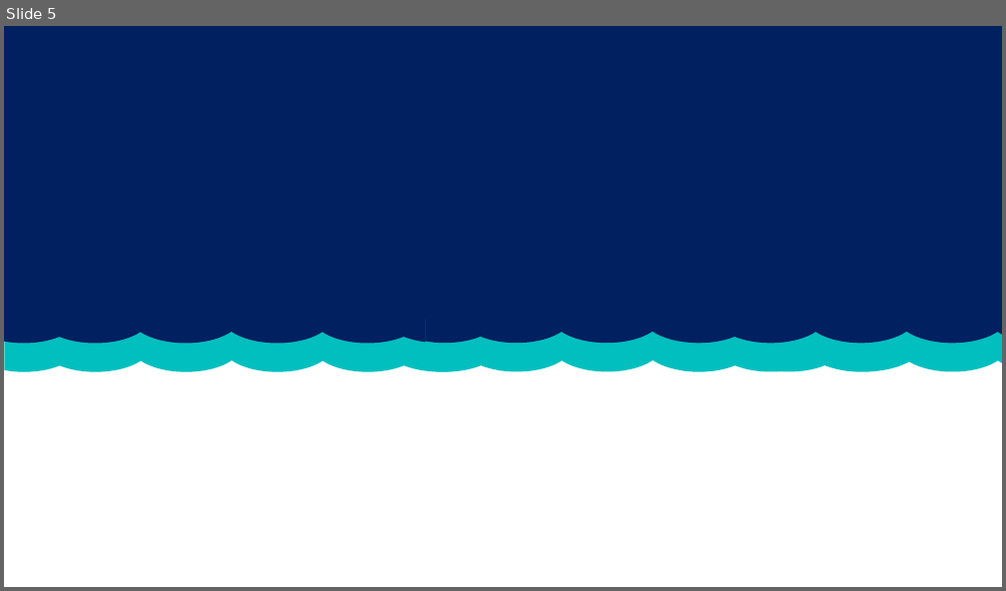
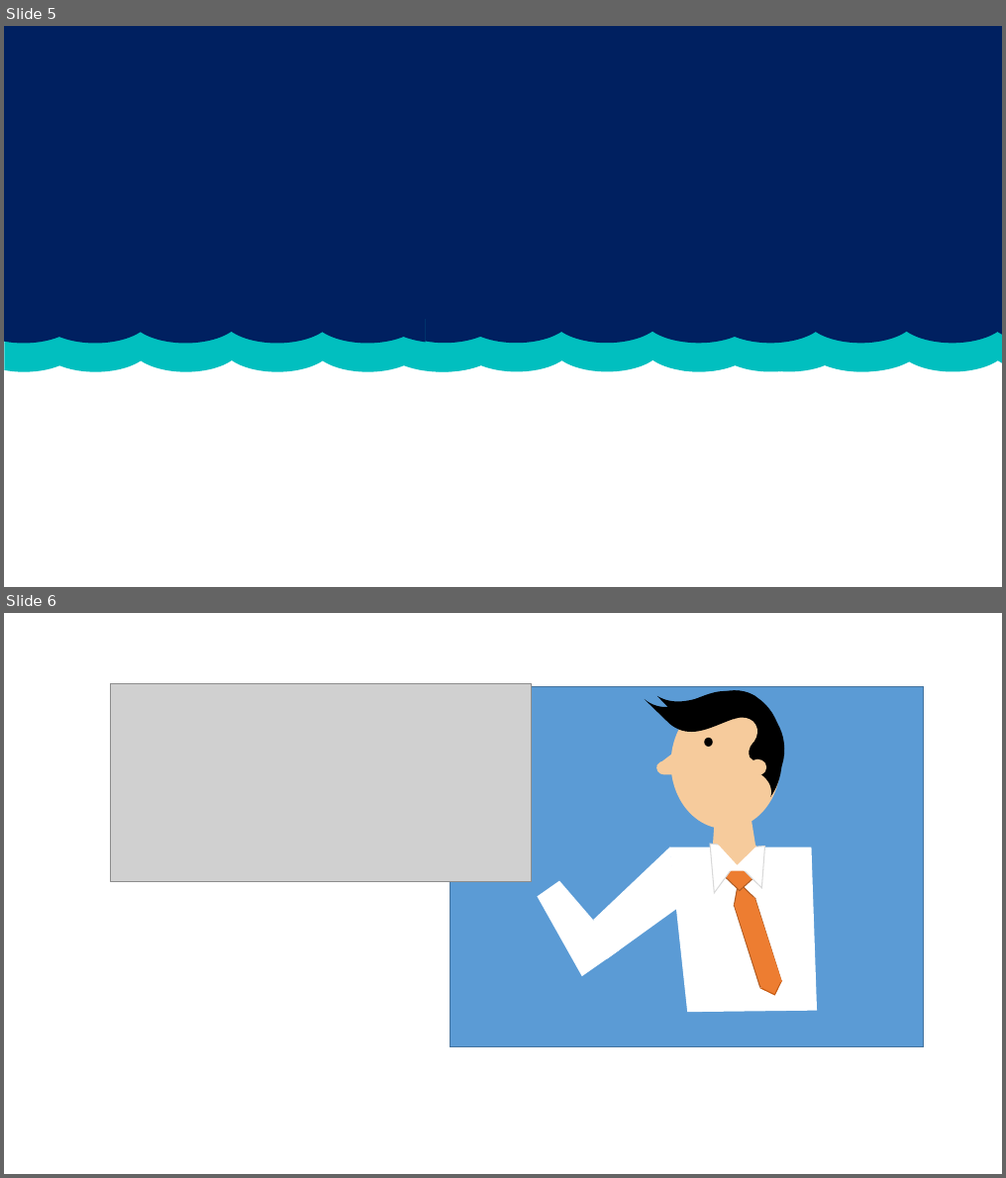
Before and after one commit to ArianeBarros/Projeto-Inova, a slide deck: Imagens/fundinho.pptx. Shown one above the other, each under a label of ours: slide 5 before the commit, slides 5 and 6 after it. The pictures are 1006x591 and 1006x1178 pixels, drawn with LibreOffice and Linux fonts; fonts in the diff are those of the drawing; grey boxes stand for pictures. Boxes give left, top, right and bottom in pixels: in the first picture for what was removed or moved away, otherwise in the second. Text is boxed around its words. In the diff, an @@ line names an element or a change of style, - is before the commit and + after.

```diff
--- a/Imagens/fundinho.pptx
+++ b/Imagens/fundinho.pptx
@@ slide 6 added at (x1=4, y1=613, x2=1002, y2=1174), background #FFFFFF @@
@@ picture added at (x1=110, y1=683, x2=531, y2=881) @@
@@ rectangle added at (x1=450, y1=686, x2=924, y2=1047), fill #5B9BD5, outline #43739E 1 pt @@
@@ wave added at (x1=645, y1=691, x2=772, y2=732), fill #000000 @@
@@ wave added at (x1=657, y1=690, x2=772, y2=719), fill #000000 @@
@@ ellipse added at (x1=671, y1=698, x2=781, y2=830), fill #F6CB9C @@
@@ wave added at (x1=718, y1=690, x2=780, y2=748), fill #000000 @@
@@ wave added at (x1=722, y1=691, x2=769, y2=739), fill #000000 @@
@@ moon added at (x1=722, y1=677, x2=795, y2=767), fill #000000 @@
@@ wave added at (x1=727, y1=695, x2=780, y2=758), fill #000000 @@
@@ moon added at (x1=746, y1=701, x2=789, y2=790), fill #000000 @@
@@ flow chart delay added at (x1=715, y1=711, x2=763, y2=758), fill #F6CB9C @@
@@ moon added at (x1=745, y1=706, x2=782, y2=812), fill #000000 @@
@@ wave added at (x1=745, y1=719, x2=781, y2=768), fill #000000 @@
@@ group added at (x1=656, y1=748, x2=687, y2=774): 2 right triangles, 1 rectangle, 1 teardrop @@
@@ ellipse added at (x1=705, y1=738, x2=712, y2=747), fill #000000, outline #000000 1 pt @@
@@ ellipse added at (x1=748, y1=759, x2=767, y2=775), fill #F6CB9C @@
@@ moon added at (x1=734, y1=766, x2=771, y2=817), fill #F6CB9C @@
@@ freeform shape added at (x1=709, y1=818, x2=767, y2=916), fill #F6CB9C @@
@@ freeform shape added at (x1=586, y1=848, x2=682, y2=960), fill #FFFFFF @@
@@ line added from (596, 848) to (606, 858), #5B9BD5 0.5 pt @@
@@ freeform shape added at (x1=669, y1=848, x2=817, y2=1012), fill #FFFFFF @@
@@ freeform shape added at (x1=710, y1=844, x2=734, y2=893), fill #FFFFFF, outline #D9D9D9 1 pt @@
@@ freeform shape added at (x1=716, y1=844, x2=756, y2=866), fill #F6CB9C @@
@@ rectangle added at (x1=725, y1=847, x2=753, y2=870), fill #FFFFFF @@
@@ freeform shape added at (x1=739, y1=846, x2=765, y2=888), fill #FFFFFF, outline #D9D9D9 1 pt @@
@@ flow chart manual operation added at (x1=530, y1=875, x2=620, y2=976), fill #FFFFFF @@
@@ freeform shape added at (x1=718, y1=870, x2=762, y2=891), fill #ED7D31, outline #AF5C24 1 pt @@
@@ line added from (606, 896) to (666, 970), #5B9BD5 0.5 pt @@
@@ group added at (x1=728, y1=878, x2=785, y2=999): 2 rectangles, 2 triangles, 1 freeform shape @@
```
Also in this commit, not shown: 1 slide removed.
